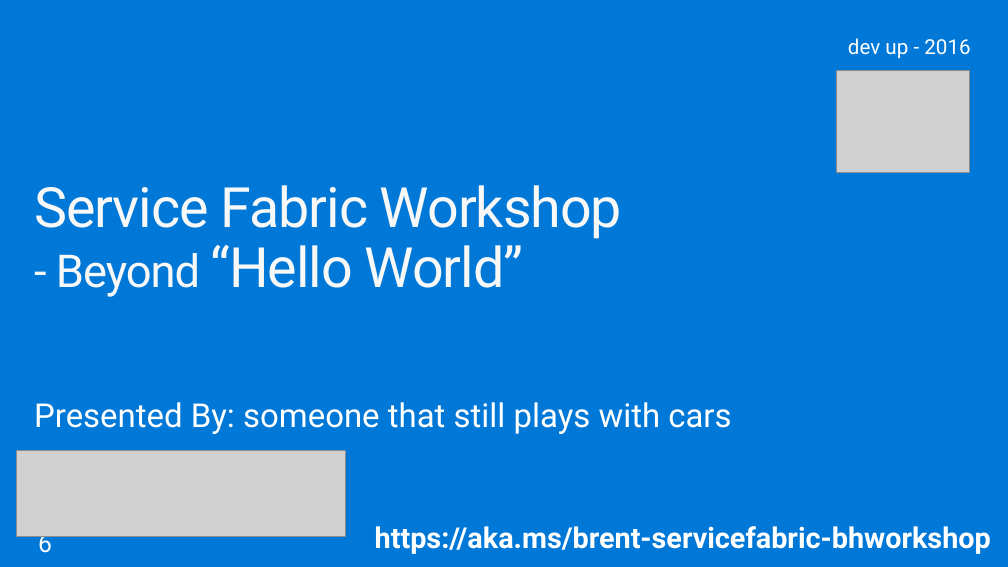
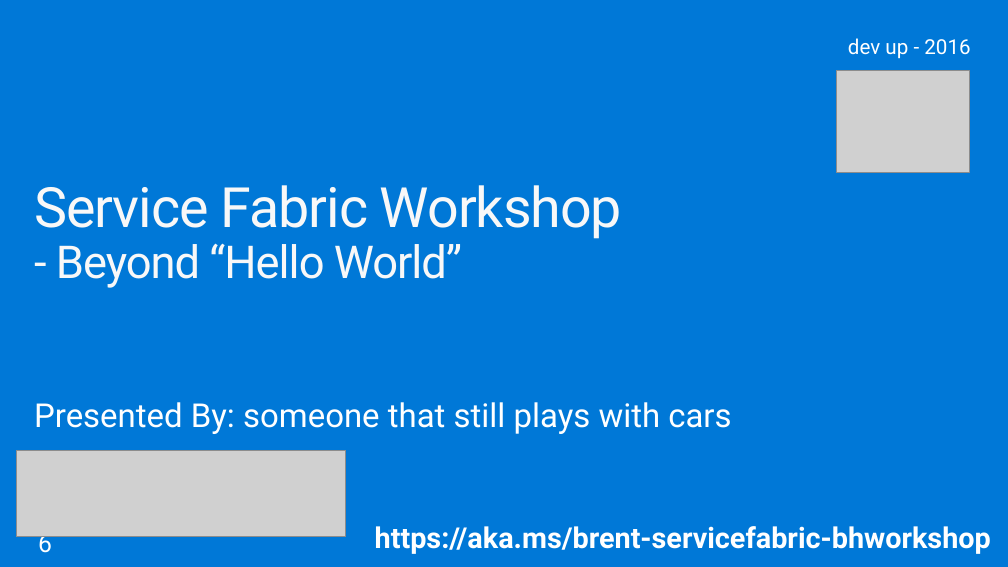
Before and after one commit to brentstineman/PersonalStuff, a slide deck: slide 1 of Presentations/Service Fabric/ServiceFabric Beyond Hello Workshop.pptx. Drawn at 1008x567 pixels with LibreOffice and Linux fonts; fonts in the diff are those of the drawing; grey boxes stand for pictures; background and template pictures are left out. Boxes give left, top, right and bottom in pixels: in the first picture for what was removed or moved away, otherwise in the second. Text is boxed around its words. In the diff, an @@ line names an element or a change of style, - is before the commit and + after.

```diff
--- a/Presentations/Service Fabric/ServiceFabric Beyond Hello Workshop.pptx
+++ b/Presentations/Service Fabric/ServiceFabric Beyond Hello Workshop.pptx
@@ title "Service Fabric Workshop - Beyond ..." at bbox=[34, 185, 622, 288]: size 54 to 44 pt in "“Hello World”" @@
```
Also in this commit, not shown: 2 other slides changed, 4 slides added, 2 slides removed, 3 other files.
